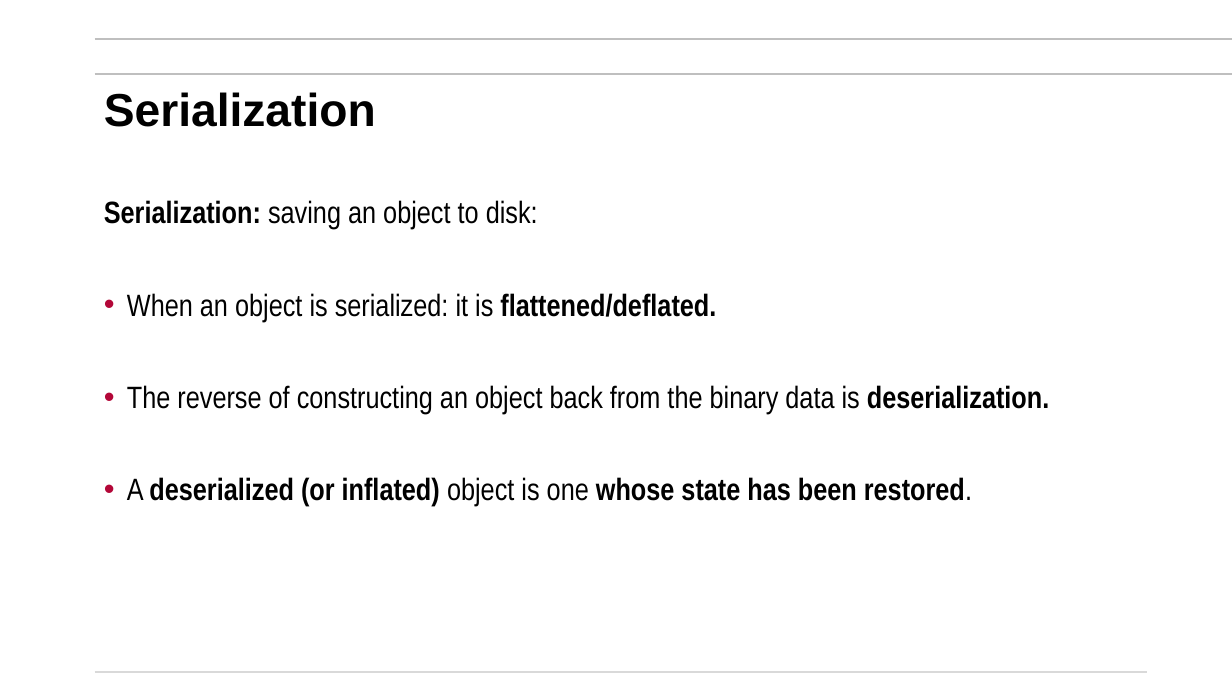
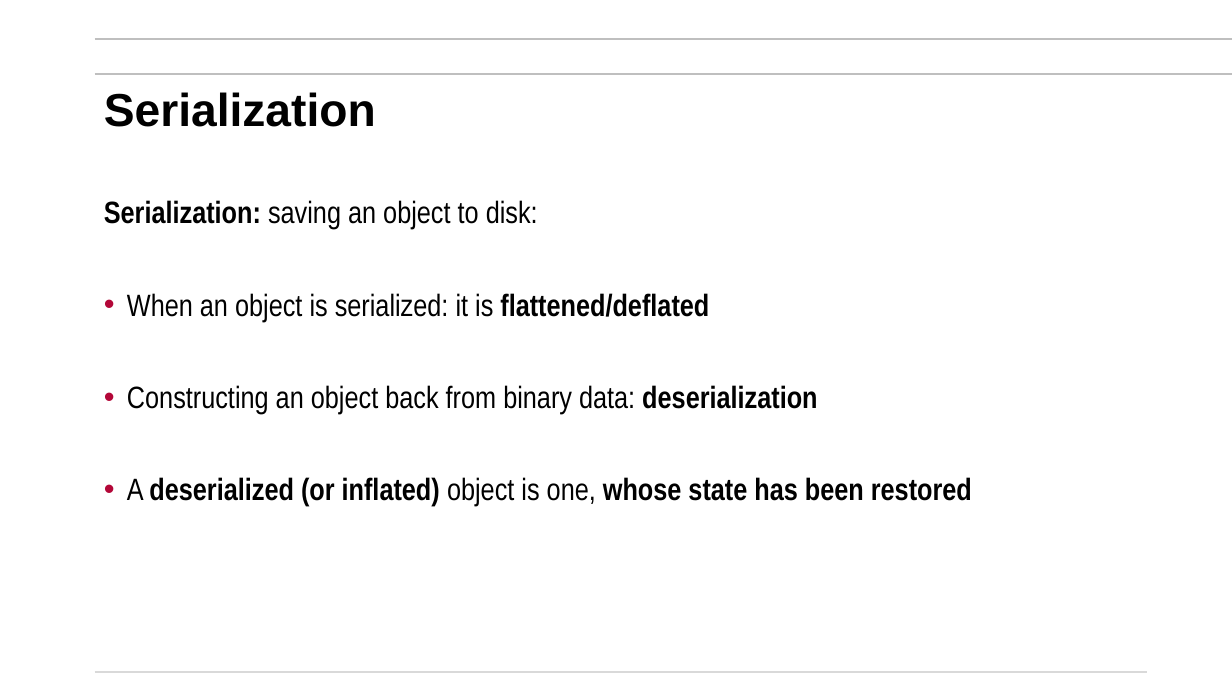
Before and after one commit to mikegrace2/CSEN160-Fall2026-Course-Website, a slide deck: slide 78 of lectures/Week06_File_Threads/1_BasicFileIO_AdvFileIOandSerialize_V4.pptx. Drawn at 1232x693 pixels with LibreOffice and Linux fonts; fonts in the diff are those of the drawing; background and template pictures are left out. Boxes give left, top, right and bottom in pixels: in the first picture for what was removed or moved away, otherwise in the second. Text is boxed around its words. In the diff, an @@ line names an element or a change of style, - is before the commit and + after.

```diff
--- a/lectures/Week06_File_Threads/1_BasicFileIO_AdvFileIOandSerialize_V4.pptx
+++ b/lectures/Week06_File_Threads/1_BasicFileIO_AdvFileIOandSerialize_V4.pptx
@@ text at [127,293,972,506]: text changed; bold on @@
-• When an object is serialized: it is flattened/deflated.
-• The reverse of constructing an object back from the binary data is deserialization.
-• A deserialized (or inflated) object is one whose state has been restored.
+• When an object is serialized: it is flattened/deflated
+• Constructing an object back from binary data: deserialization
+• A deserialized (or inflated) object is one, whose state has been restored
```
Also in this commit, not shown: 4 other slides changed.
